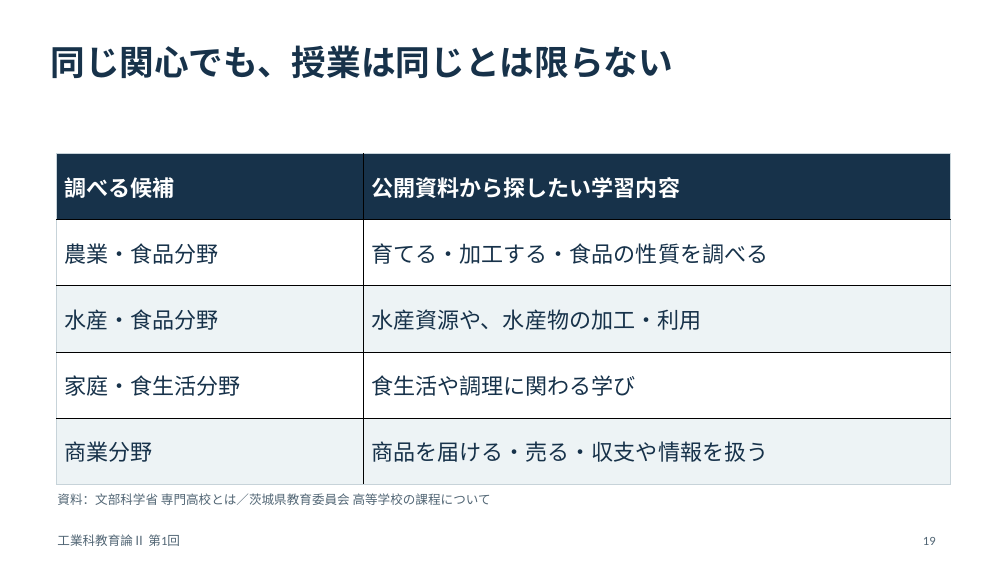
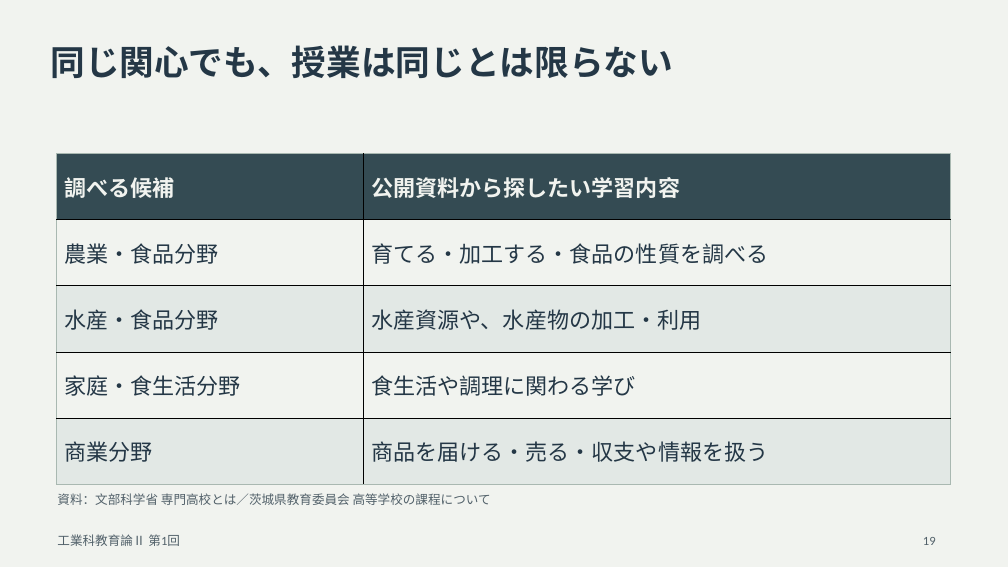
Before and after one commit to zooc-14calbp/industrial-education-ii, a slide deck: slide 19 of lessons/01/slides.pptx. Drawn at 1008x567 pixels with LibreOffice and Linux fonts; fonts in the diff are those of the drawing. Boxes give left, top, right and bottom in pixels: in the first picture for what was removed or moved away, otherwise in the second. Text is boxed around its words. In the diff, an @@ line names an element or a change of style, - is before the commit and + after.

Commit message:
Adjust slides and video colors for extended viewing

```diff
--- a/lessons/01/slides.pptx
+++ b/lessons/01/slides.pptx
@@ background #FFFFFF to #F1F3EF @@
@@ text "同じ関心でも、授業は同じとは限らない" at <box>50,45,673,78</box>: text colour #17324A to #243746 @@
@@ table at <box>57,154,951,485</box> @@
@@ fill #17324A to #344B53 in row 1 @@
@@ fill #FFFFFF to #F1F3EF in 4 cells @@
@@ fill #EDF3F5 to #E2E8E5 in 4 cells @@
@@ text colour #FFFFFF to #F1F3EF in "調べる候補", "公開資料から探したい学習内容" @@
@@ text colour #17324A to #243746 in "農業・食品分野", "育てる・加工する・食品の性質を調べる", "水産・食品分野", "水産資源や、水産物の加工・利用" and 4 more places @@
@@ borders changed @@
@@ text colour #526675 to #52616A in 3 elements at <box>57,493,491,505</box>, <box>57,534,180,546</box>, <box>923,537,936,545</box> @@
```
Also in this commit, not shown: 31 other slides changed, 54 other files.
